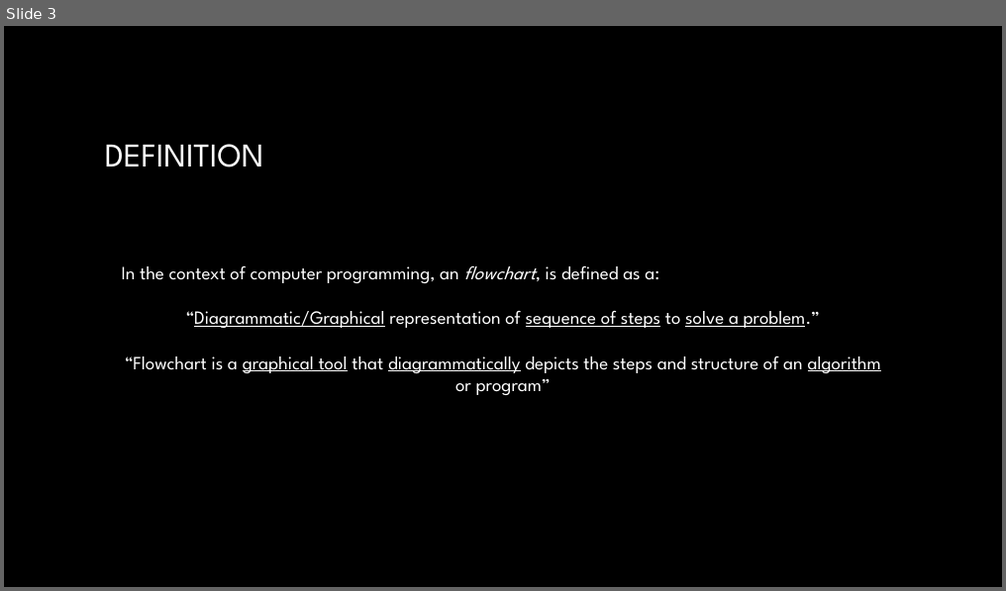
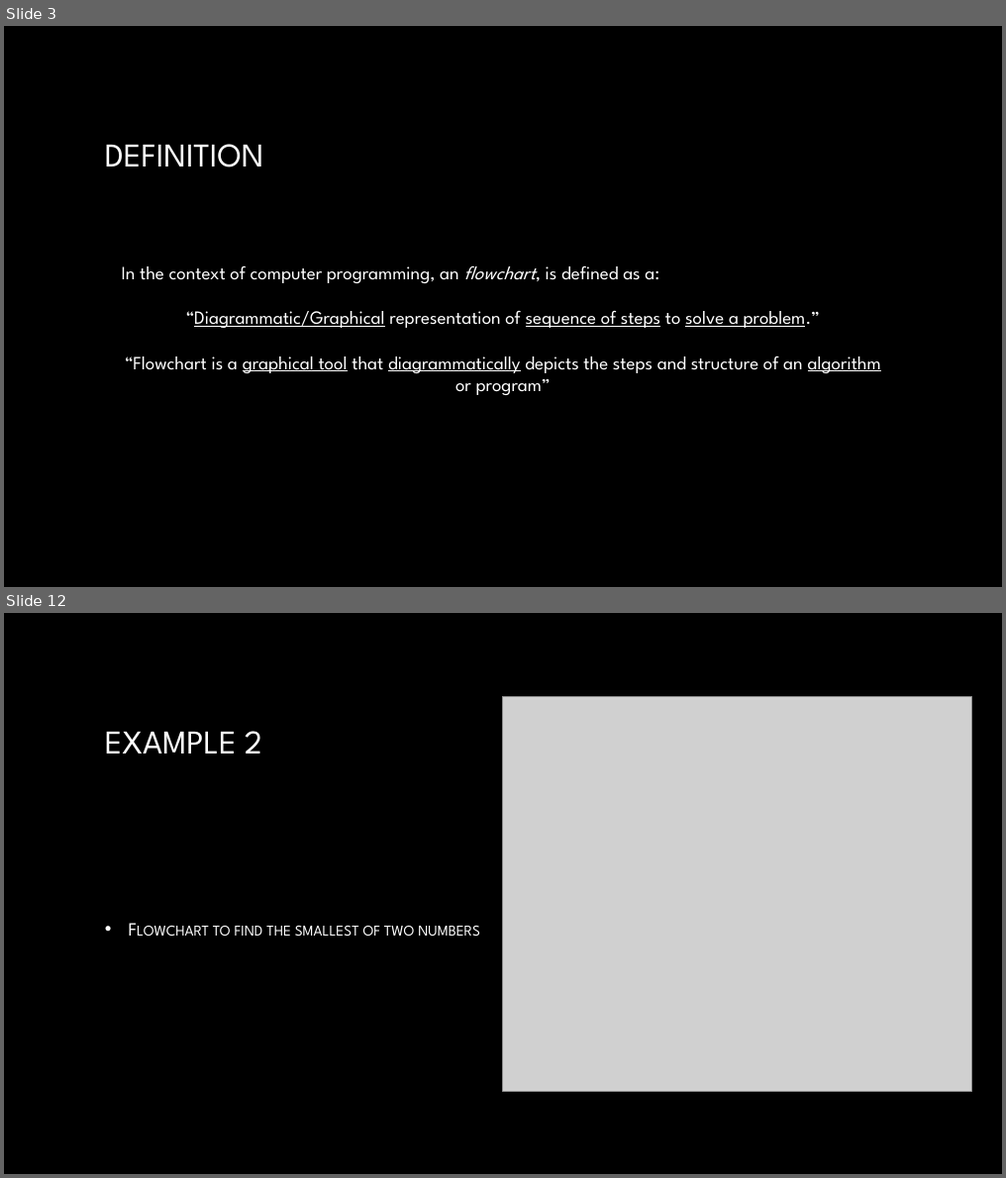
Before and after one commit to SatyakiDas/ulab_course_materials, a slide deck: SPRING 20/CSE 101/Course Materials/algo_pseudo_flowcharts_part2.pptx. Shown one above the other, each under a label of ours: slide 3 before the commit, slides 3 and 12 after it; the slides between them are not shown. The pictures are 1006x591 and 1006x1178 pixels, drawn with LibreOffice and Linux fonts; fonts in the diff are those of the drawing; grey boxes stand for pictures; background and template pictures are left out. Boxes give left, top, right and bottom in pixels: in the first picture for what was removed or moved away, otherwise in the second. Text is boxed around its words. In the diff, an @@ line names an element or a change of style, - is before the commit and + after.

Commit message:
finished slide for flowcharts

```diff
--- a/SPRING 20/CSE 101/Course Materials/algo_pseudo_flowcharts_part2.pptx
+++ b/SPRING 20/CSE 101/Course Materials/algo_pseudo_flowcharts_part2.pptx
@@ slide 12 added at <box>4,613,1002,1174</box>, background picture (left out) @@
@@ picture added at <box>503,696,971,1091</box> @@
@@ title added at <box>105,731,262,754</box>, 32 pt, text gradient #FFFFFF to #A6A6A6 @@
+EXAMPLE 2
@@ text added at <box>213,926,480,936</box>, 18 pt, text gradient #FFFFFF to #BFBFBF, small capitals @@
+• Flowchart to find the smallest of two numbers
```
Also in this commit, not shown: 6 slides changed, 6 other slides added, 8 other files.
